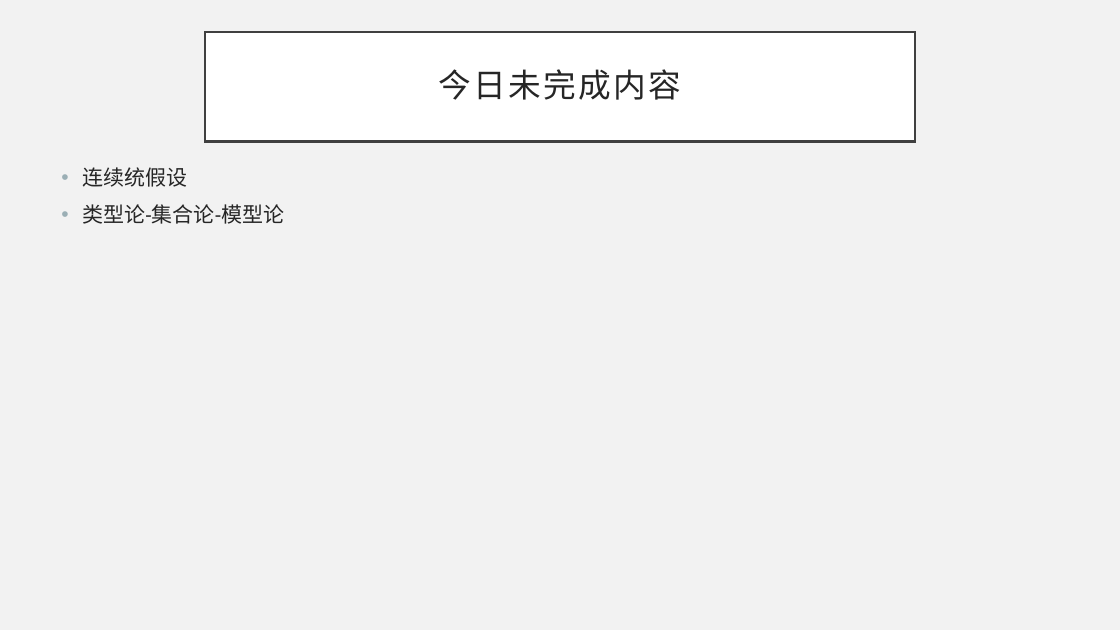
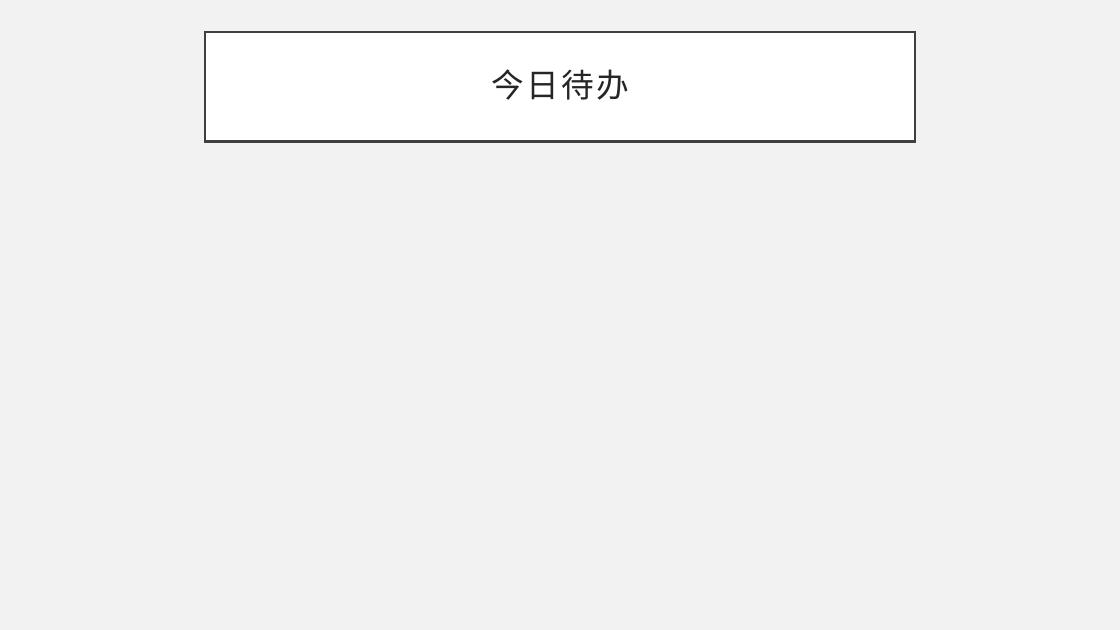
Before and after one commit to HGMT96/my-materials, a slide deck: slide 6 of 语音处理/TTS入门2.pptx. Drawn at 1120x630 pixels with LibreOffice and Linux fonts; fonts in the diff are those of the drawing; grey boxes stand for pictures. Boxes give left, top, right and bottom in pixels: in the first picture for what was removed or moved away, otherwise in the second. Text is boxed around its words. In the diff, an @@ line names an element or a change of style, - is before the commit and + after.

```diff
--- a/语音处理/TTS入门2.pptx
+++ b/语音处理/TTS入门2.pptx
@@ title at (491,69,628,100): text changed @@
-今日未完成内容
+今日待办
@@ text removed at (82,167,284,224) @@
-• 连续统假设
-• 类型论-集合论-模型论
```
